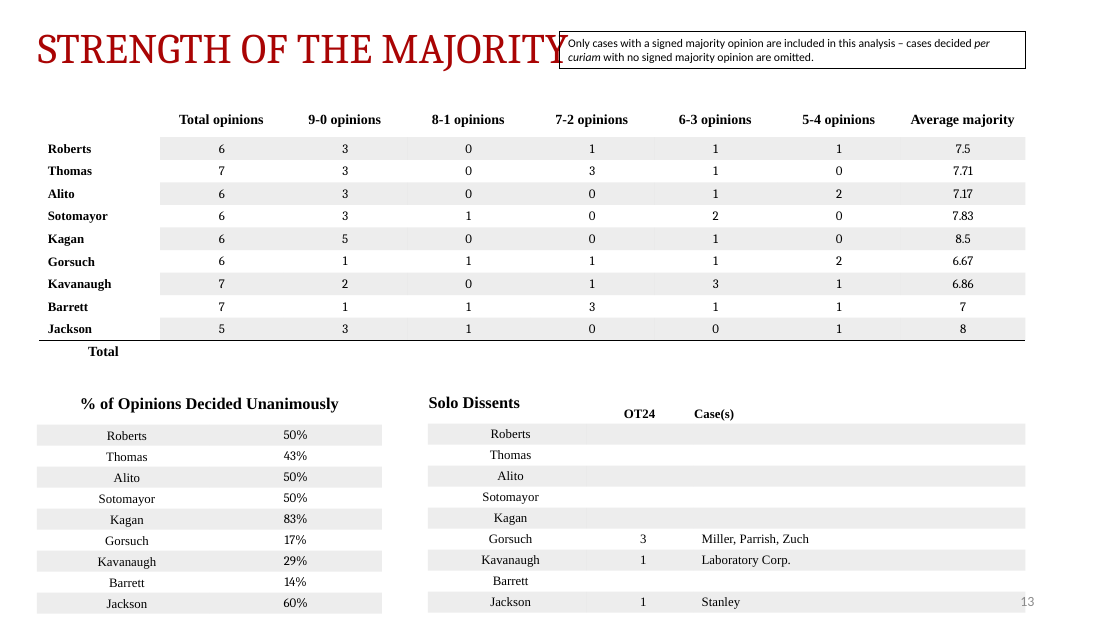
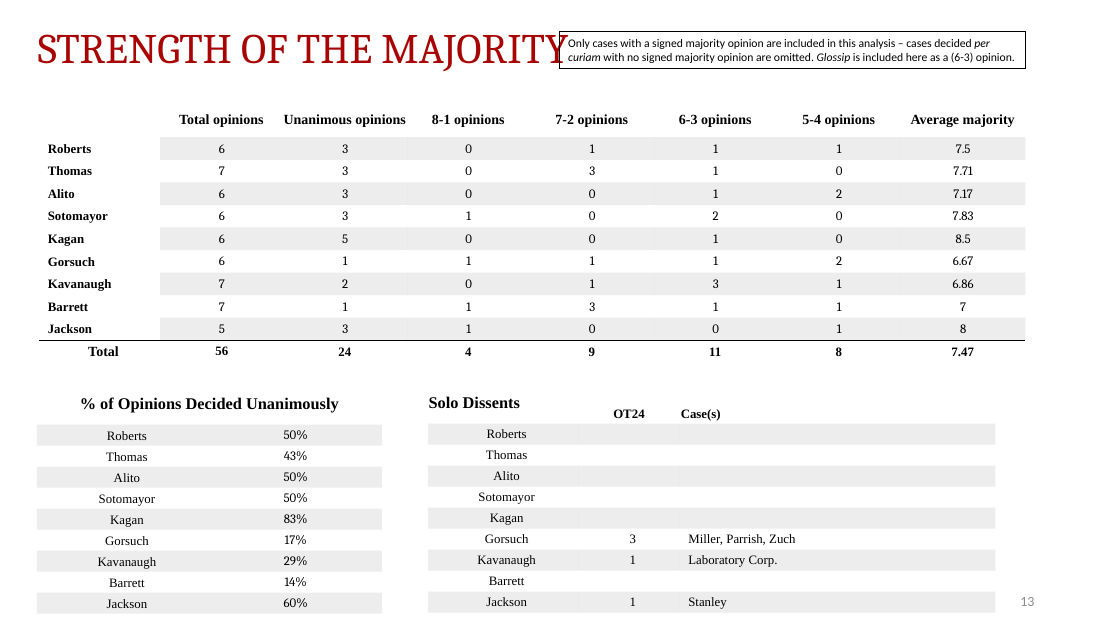
Before and after one commit to JakeTruscott/scotuswatch, a slide deck: slide 13 of Stat Reviews/OT24_StatReview/compilation/SCOTUSBlog/statpack_OT24.pptx. Drawn at 1120x630 pixels with LibreOffice and Linux fonts; fonts in the diff are those of the drawing. Boxes give left, top, right and bottom in pixels: in the first picture for what was removed or moved away, otherwise in the second. Text is boxed around its words. In the diff, an @@ line names an element or a change of style, - is before the commit and + after.

```diff
--- a/Stat Reviews/OT24_StatReview/compilation/SCOTUSBlog/statpack_OT24.pptx
+++ b/Stat Reviews/OT24_StatReview/compilation/SCOTUSBlog/statpack_OT24.pptx
@@ text in rectangle at (568, 39, 1015, 63): text changed @@
-Only cases with a signed majority opinion are included in this analysis – cases decided per curiam with no signed majority opinion are omitted.
+Only cases with a signed majority opinion are included in this analysis – cases decided per curiam with no signed majority opinion are omitted. Glossip is included here as a (6-3) opinion.
@@ table at (39, 101, 1026, 363) @@
-row 1, column 3: 9-0 opinions
+row 1, column 3: Unanimous opinions
-row 11: Total |  |  |  |  |  |  | 
+row 11: Total | 56 | 24 | 4 | 9 | 11 | 8 | 7.47
@@ table: place and size @@
-table at (428, 382, 1025, 613)
+table at (428, 382, 996, 613)
```
Also in this commit, not shown: 10 other slides changed, 2 slides added, 1 slide removed, 35 other files.
